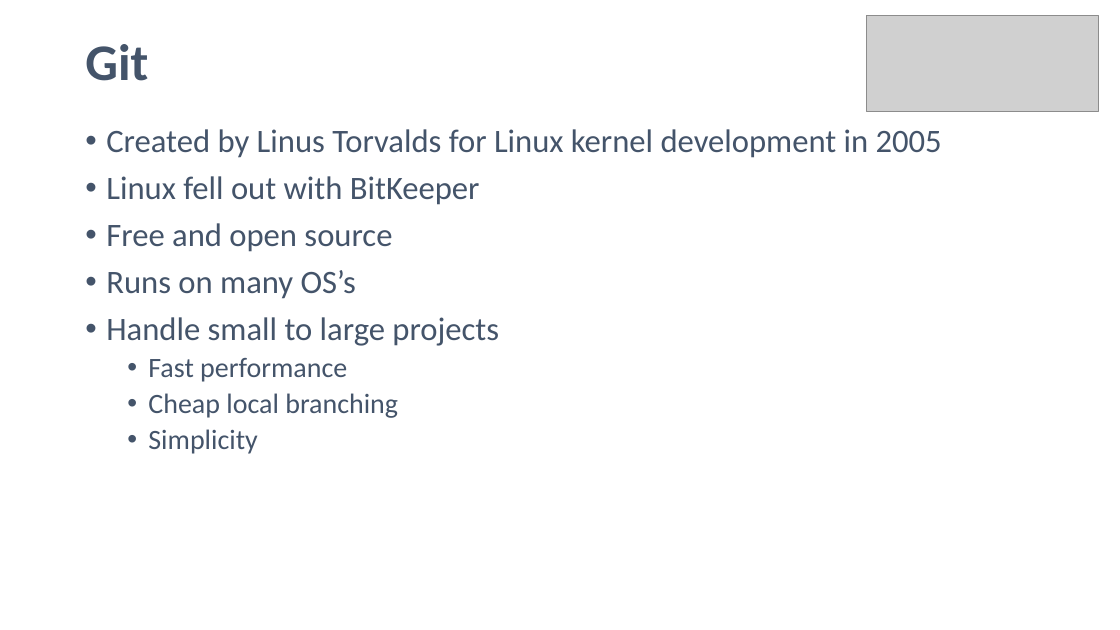
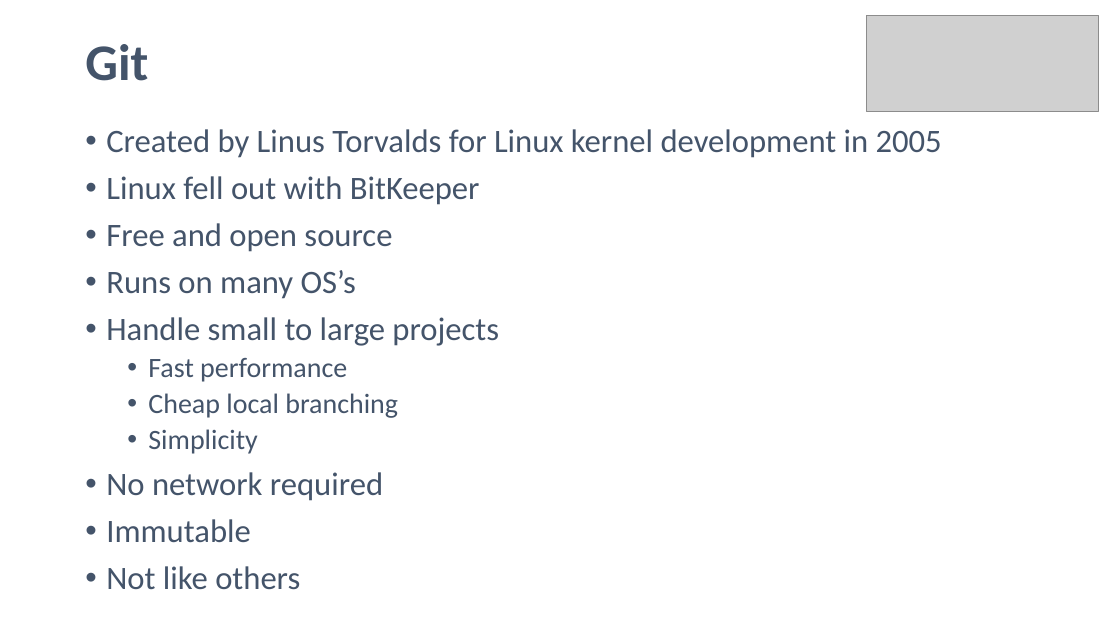
Before and after one commit to noelmcgrath/GitPresentation, a slide deck: slide 7 of Introduction to Git.pptx. Drawn at 1120x630 pixels with LibreOffice and Linux fonts; fonts in the diff are those of the drawing; grey boxes stand for pictures. Boxes give left, top, right and bottom in pixels: in the first picture for what was removed or moved away, otherwise in the second. Text is boxed around its words. In the diff, an @@ line names an element or a change of style, - is before the commit and + after.

```diff
--- a/Introduction to Git.pptx
+++ b/Introduction to Git.pptx
@@ text at <box>106,472,383,590</box>: paragraphs added @@
+• No network required
+• Immutable
+• Not like others
```
Also in this commit, not shown: 3 other slides changed, 7 slides added, 2 other files.
